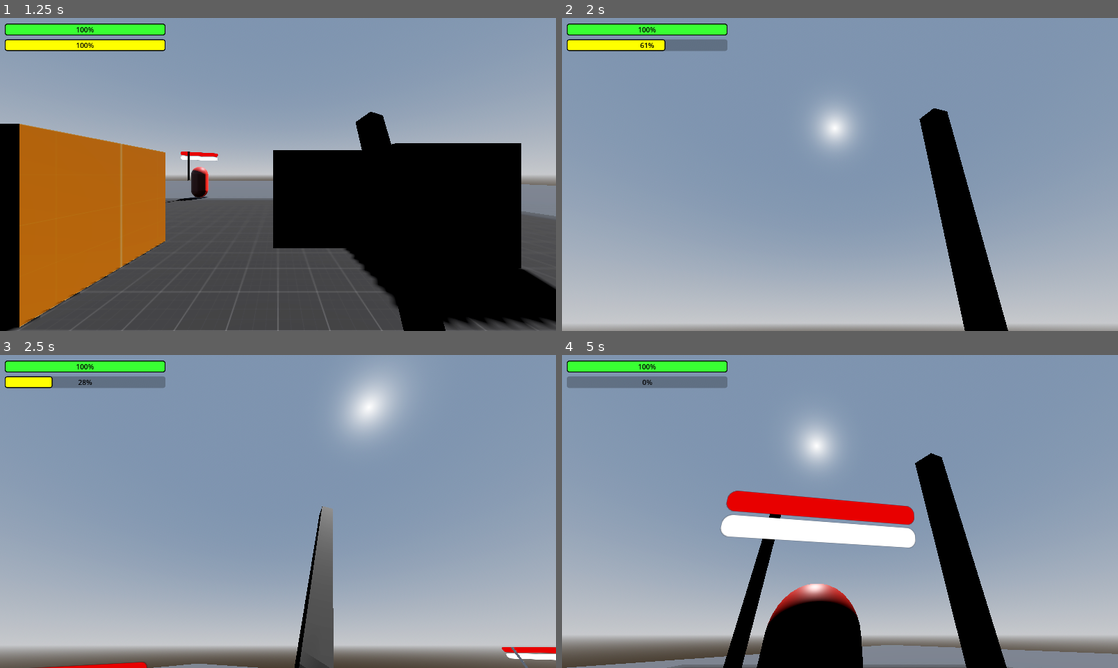
Above: before the commit, frames 1-4 (two rows, left to right).
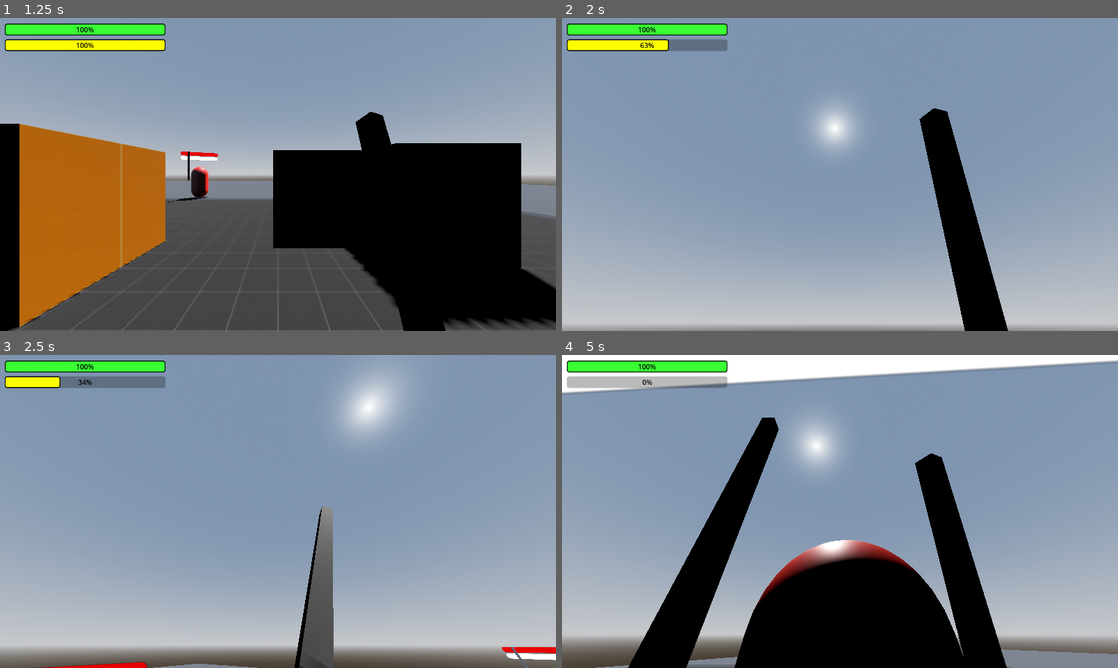
Above: after the commit, the same moments.

Repository: BlackOwlHU/ProjectParry
Game: Godot game, scene res://scenes/menu.tscn
Two runs of this game, one before a commit and one after it. Both use one fixed random seed, a clock stepped at 60 frames per second and the inputs below.
Inputs (mouse positions are in pixels of both pictures, inside the frame that each line leads up to):
- Up to frame 1 (1.25 s): click "Play" at 0.5 s
- Up to frame 2 (2 s): tap Enter (ui_accept) at 1.25, 1.52 s; move the mouse to (867, 174) at 1.27 s; hold W (Forward) from 1.28 s (still down); hold Shift (Sprint) from 1.28 s (still down); click (867, 174) at 1.35 s
- Up to frame 3 (2.5 s): keep holding W (Forward); move the mouse to (250, 511) at 2.02 s; release Shift (Sprint) at 2.03 s; tap Shift (Sprint) at 2.1 s; tap Enter (ui_accept) at 2.27 s; click (250, 511) at 2.3 s
- Up to frame 4 (5 s): keep holding W (Forward); move the mouse to (851, 505) at 2.77 s; hold Shift (Sprint) 2.78-3.53 s; click (851, 505) at 2.85 s; move the mouse to (834, 517) at 3.52 s; right-click (834, 517) at 3.6 s; tap Enter (ui_accept) at 3.77, 4.52 s; click (834, 517) at 3.8 s; move the mouse to (878, 514) at 4.27 s; hold Shift (Sprint) from 4.28 s (still down)

Frame 1 is identical in both runs. In frame 2, less than 0.1% of the frame differs, in the area x 14-20%, y 6-11%; in frame 3, less than 0.1%; in frame 4, 26%, in the area x 0-100%, y 0-100%.

Commit message:
Update to Godot 4.4

Diff:
--- a/characters/basic_sword_enemy.tscn
+++ b/characters/basic_sword_enemy.tscn
@@ -75,7 +75,7 @@
 
 [sub_resource type="AnimationLibrary" id="AnimationLibrary_7io7a"]
 _data = {
-"RESET": SubResource("Animation_2fk5r")
+&"RESET": SubResource("Animation_2fk5r")
 }
 
 [sub_resource type="Animation" id="Animation_iktv8"]
@@ -131,7 +131,7 @@
 
 [sub_resource type="AnimationLibrary" id="AnimationLibrary_pv8xj"]
 _data = {
-"simple attack": SubResource("Animation_iktv8")
+&"simple attack": SubResource("Animation_iktv8")
 }
 
 [sub_resource type="Animation" id="Animation_fdevd"]
@@ -240,8 +240,8 @@
 
 [sub_resource type="AnimationLibrary" id="AnimationLibrary_7mteq"]
 _data = {
-"Stunned": SubResource("Animation_fdevd"),
-"idle": SubResource("Animation_l0lfs")
+&"Stunned": SubResource("Animation_fdevd"),
+&"idle": SubResource("Animation_l0lfs")
 }
 
 [sub_resource type="AnimationNodeStateMachine" id="AnimationNodeStateMachine_oxujm"]
@@ -298,9 +298,9 @@
 
 [node name="AnimationPlayer" type="AnimationPlayer" parent="."]
 libraries = {
-"": SubResource("AnimationLibrary_7io7a"),
-"Enemy Attacks": SubResource("AnimationLibrary_pv8xj"),
-"Enemy Movements": SubResource("AnimationLibrary_7mteq")
+&"": SubResource("AnimationLibrary_7io7a"),
+&"Enemy Attacks": SubResource("AnimationLibrary_pv8xj"),
+&"Enemy Movements": SubResource("AnimationLibrary_7mteq")
 }
 
 [node name="AnimationTree" type="AnimationTree" parent="."]
--- a/characters/detailed_enemy_test.tscn
+++ b/characters/detailed_enemy_test.tscn
@@ -380,7 +380,7 @@
 
 [sub_resource type="AnimationLibrary" id="AnimationLibrary_7io7a"]
 _data = {
-"RESET": SubResource("Animation_2fk5r")
+&"RESET": SubResource("Animation_2fk5r")
 }
 
 [sub_resource type="AnimationLibrary" id="AnimationLibrary_pv8xj"]
@@ -512,7 +512,7 @@
 
 [sub_resource type="AnimationLibrary" id="AnimationLibrary_7mteq"]
 _data = {
-"Idle_test": SubResource("Animation_uabj6")
+&"Idle_test": SubResource("Animation_uabj6")
 }
 
 [sub_resource type="AnimationNodeStateMachine" id="AnimationNodeStateMachine_oxujm"]
@@ -657,9 +657,9 @@
 
 [node name="AnimationPlayer" type="AnimationPlayer" parent="."]
 libraries = {
-"": SubResource("AnimationLibrary_7io7a"),
-"Enemy Attacks": SubResource("AnimationLibrary_pv8xj"),
-"Enemy Movements": SubResource("AnimationLibrary_7mteq")
+&"": SubResource("AnimationLibrary_7io7a"),
+&"Enemy Attacks": SubResource("AnimationLibrary_pv8xj"),
+&"Enemy Movements": SubResource("AnimationLibrary_7mteq")
 }
 
 [node name="AnimationTree" type="AnimationTree" parent="."]
--- a/characters/player.gd
+++ b/characters/player.gd
@@ -86,7 +86,7 @@
 	hud.stamina_update(stamina_current)
 
 	if Input.is_action_pressed("Sprint") and stamina_current > 0 and ready_to_run and is_on_floor():
-		stamina_current -= 1
+		stamina_current -= 0.50
 		timer.start()
 		SPEED = 10
 	elif !Input.is_action_pressed("Sprint") and !Input.is_action_just_pressed("ui_accept") and !Input.is_action_just_pressed("Attack") and stamina_current < player_stamina and  timer.is_stopped():
--- a/characters/player.tscn
+++ b/characters/player.tscn
@@ -172,10 +172,10 @@
 
 [sub_resource type="AnimationLibrary" id="AnimationLibrary_in0ph"]
 _data = {
-"RESET": SubResource("Animation_d38bc"),
-"attack": SubResource("Animation_ubxbd"),
-"idle": SubResource("Animation_k08vk"),
-"parry": SubResource("Animation_pmpcu")
+&"RESET": SubResource("Animation_d38bc"),
+&"attack": SubResource("Animation_ubxbd"),
+&"idle": SubResource("Animation_k08vk"),
+&"parry": SubResource("Animation_pmpcu")
 }
 
 [node name="Player" type="CharacterBody3D" node_paths=PackedStringArray("CAMERA_CONTROLLER") groups=["Player"]]
@@ -223,7 +223,7 @@
 
 [node name="AnimationPlayer" type="AnimationPlayer" parent="."]
 libraries = {
-"": SubResource("AnimationLibrary_in0ph")
+&"": SubResource("AnimationLibrary_in0ph")
 }
 autoplay = "idle"
 
--- a/project.godot
+++ b/project.godot
@@ -12,7 +12,7 @@
 
 config/name="dungeoncrawler"
 run/main_scene="res://scenes/menu.tscn"
-config/features=PackedStringArray("4.3", "Mobile")
+config/features=PackedStringArray("4.4", "Mobile")
 config/icon="res://icon.svg"
 
 [autoload]
@@ -91,6 +91,7 @@
 [physics]
 
 3d/run_on_separate_thread=true
+3d/physics_engine="Jolt Physics"
 
 [rendering]
 
Not shown: 1 places in characters/basic_sword_enemy.tscn that only renumber resources
Not shown: 1 places in characters/detailed_enemy_test.tscn that only renumber resources
Not shown, added: characters/player.gd.uid
Not shown: 1 places in characters/player.tscn that only renumber resources
Not shown: 1 places in scenes/breakable_wall.tscn that only renumber resources
Not shown: 1 places in scenes/enemy_bar.tscn that only renumber resources
Not shown: 1 places in scenes/hud.tscn that only renumber resources
Not shown: 1 places in scenes/loading.tscn that only renumber resources
Not shown: 1 places in scenes/menu.tscn that only renumber resources
Not shown: 1 places in scenes/options_menu.tscn that only renumber resources
Not shown: 1 places in scenes/world.tscn that only renumber resources
Not shown, added: scripts/basic_sword_enemy.gd.uid
(and 9 more such lines)
